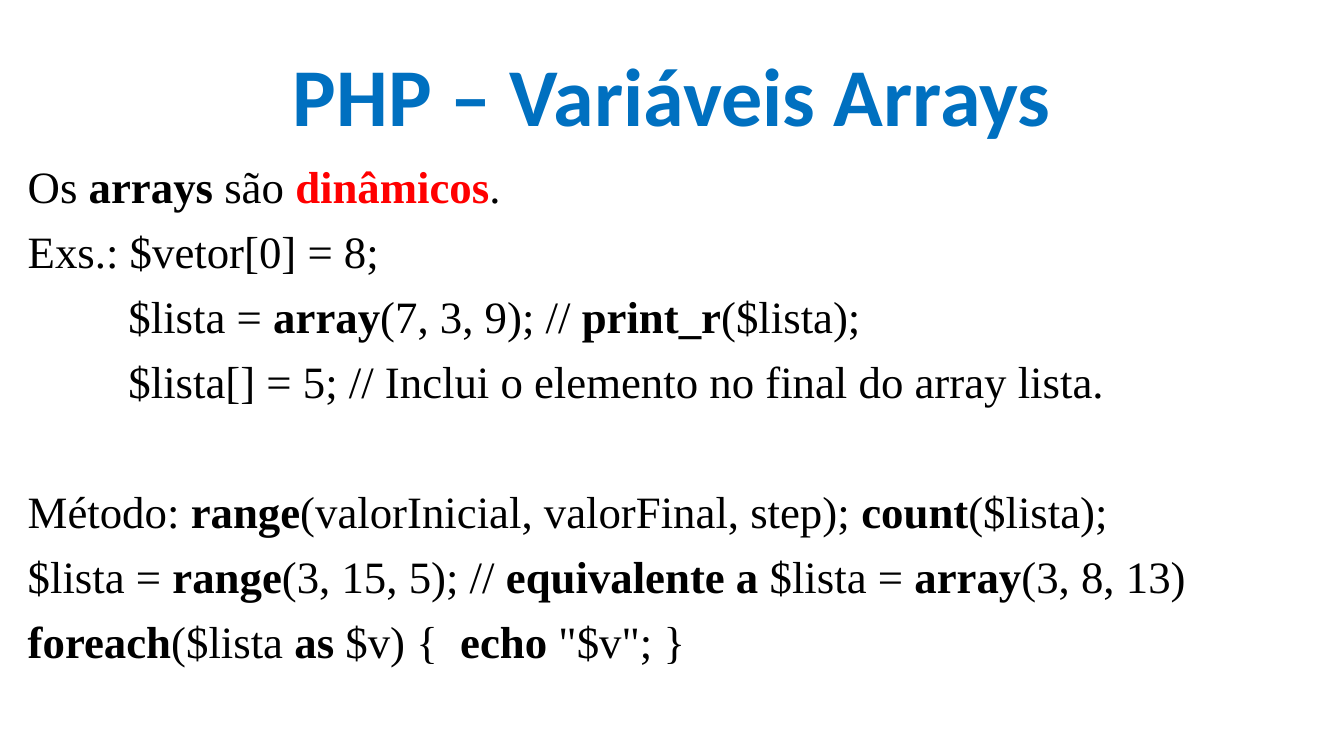
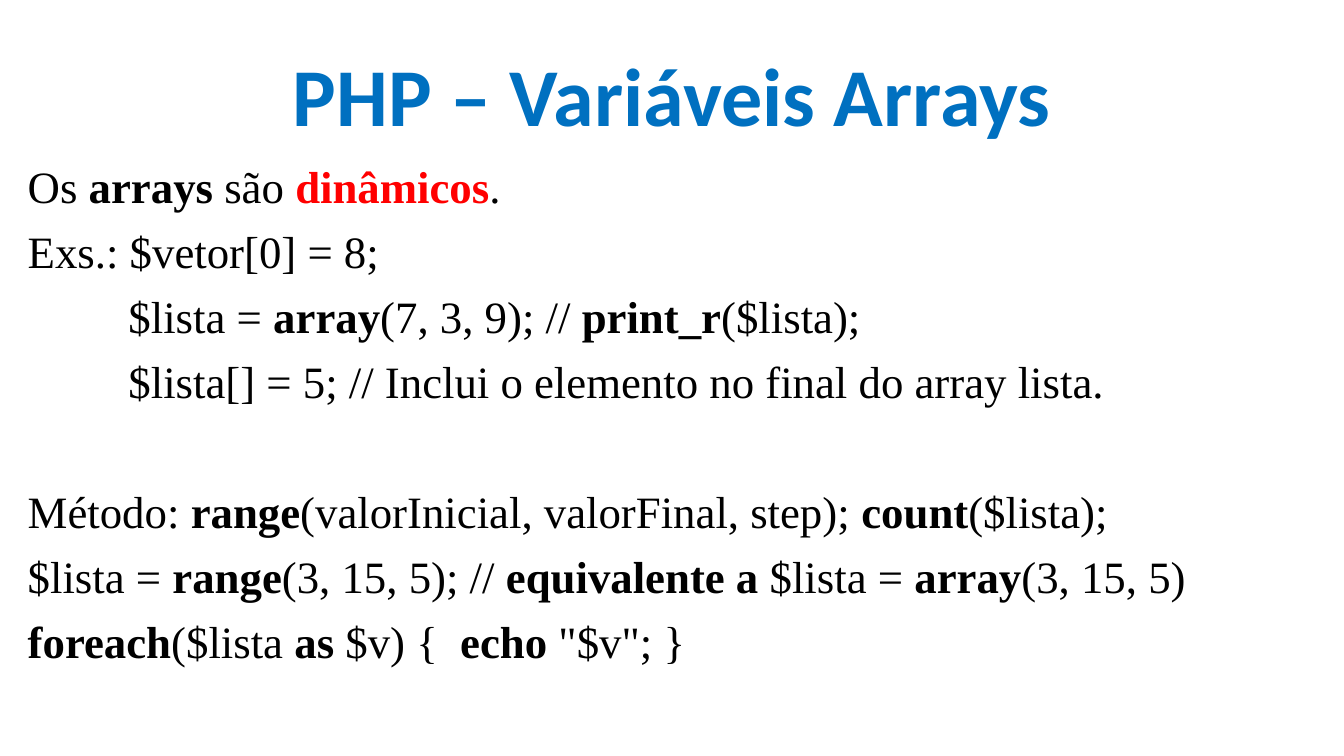
Before and after one commit to CloudEducationBrazil/WydenDesenvolvimentoWebPHP, a slide deck: slide 19 of 01 Classes/Aula 12 e 13 Desenvolvimento Web PHP - PHP.pptx. Drawn at 1344x756 pixels with LibreOffice and Linux fonts; fonts in the diff are those of the drawing; background and template pictures are left out. Boxes give left, top, right and bottom in pixels: in the first picture for what was removed or moved away, otherwise in the second. Text is boxed around its words. In the diff, an @@ line names an element or a change of style, - is before the commit and + after.

```diff
--- a/01 Classes/Aula 12 e 13 Desenvolvimento Web PHP - PHP.pptx
+++ b/01 Classes/Aula 12 e 13 Desenvolvimento Web PHP - PHP.pptx
@@ text at box(28, 560, 1185, 603): text changed @@
-$lista = range(3, 15, 5); // equivalente a $lista = array(3, 8, 13)
+$lista = range(3, 15, 5); // equivalente a $lista = array(3, 15, 5)
```
Also in this commit, not shown: 7 other slides changed.
